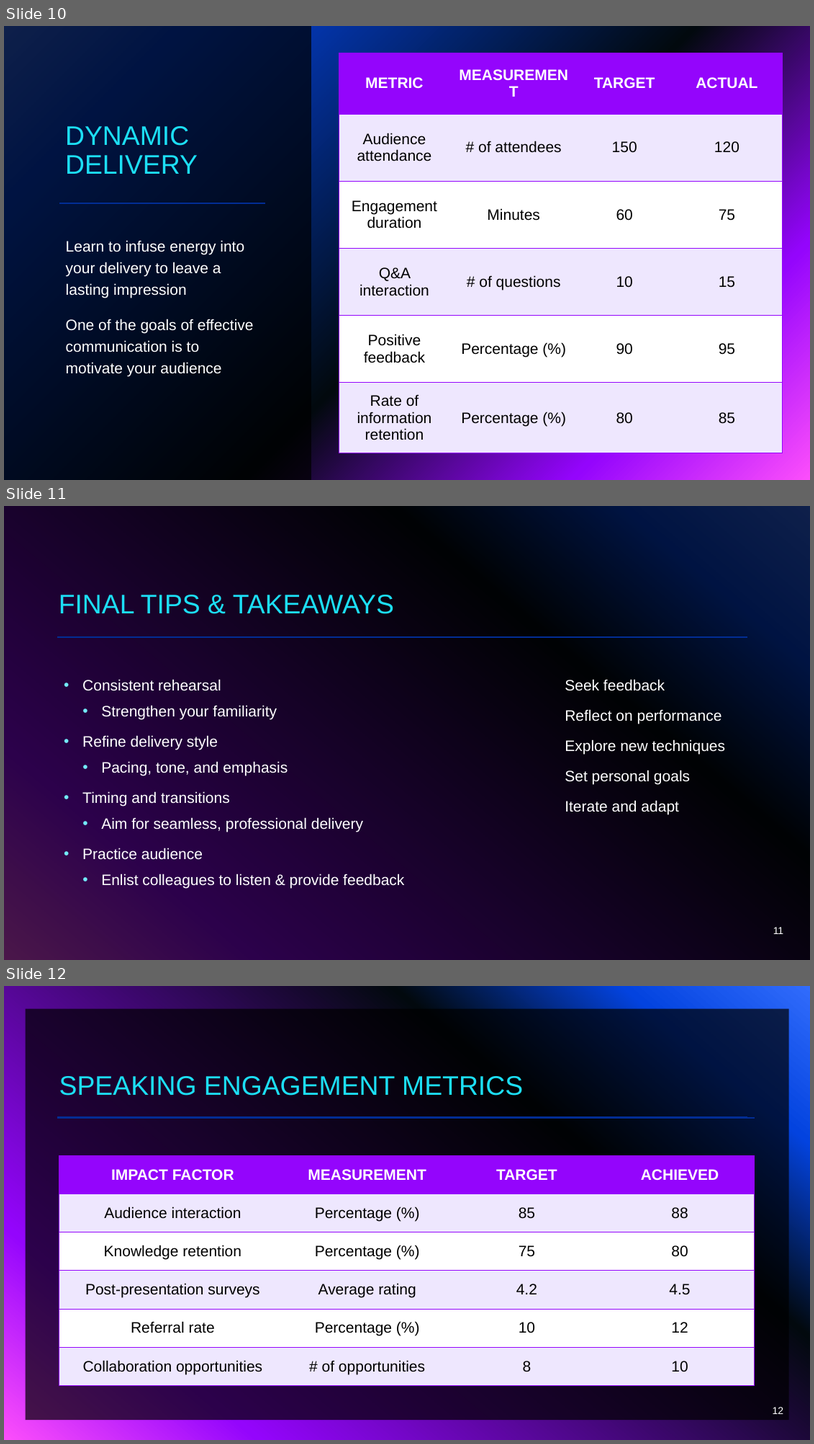
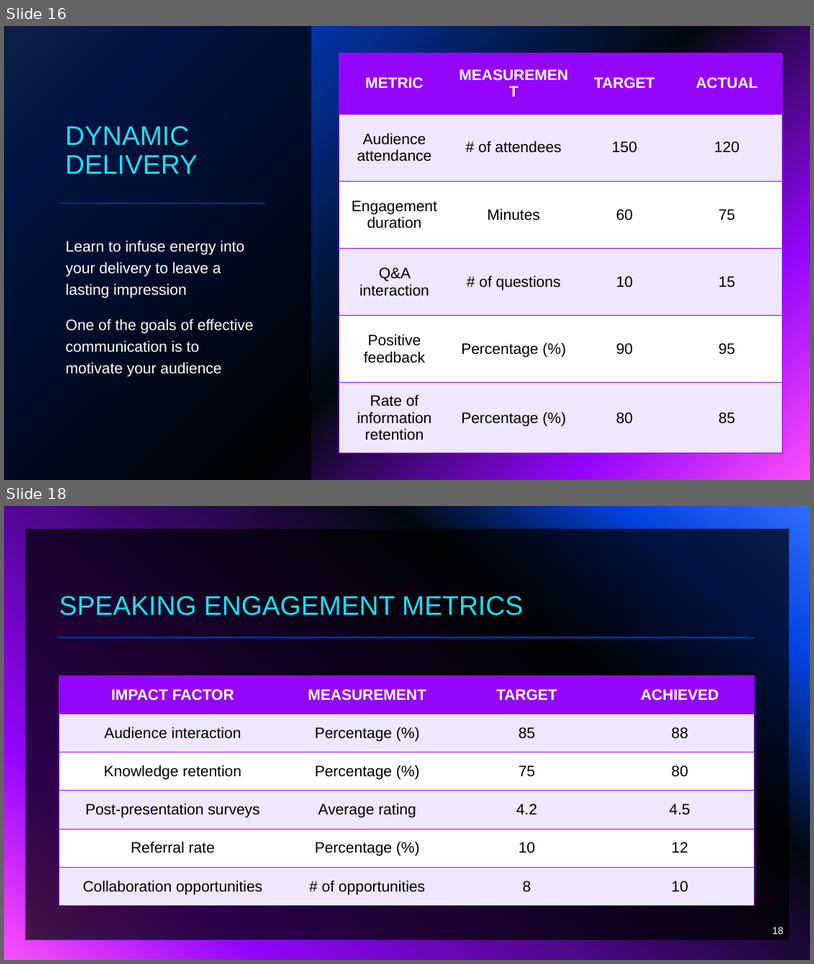
Before and after one commit to Christian-Albertini/project-4, a slide deck: Presentation.pptx. Shown one above the other, each under a label of ours: slides 10, 11 and 12 before the commit, slides 16 and 18 after it; the slides between them are not shown. The pictures are 814x1444 and 814x964 pixels, drawn with LibreOffice and Linux fonts; fonts in the diff are those of the drawing. Boxes give left, top, right and bottom in pixels: in the first picture for what was removed or moved away, otherwise in the second. Text is boxed around its words. In the diff, an @@ line names an element or a change of style, - is before the commit and + after.

```diff
--- a/Presentation.pptx
+++ b/Presentation.pptx
@@ slide 11 removed at (x1=4, y1=506, x2=810, y2=960), background gradient #316CFC to #0343DF to #02090E to #9405FC to #FC4EFB; not listed: 1 template element that a slide beside it also shows @@
@@ rectangle removed at (x1=4, y1=506, x2=810, y2=960) @@
@@ title removed at (x1=59, y1=595, x2=394, y2=614) @@
-FINAL TIPS & TAKEAWAYS
@@ text removed at (x1=82, y1=679, x2=404, y2=888) @@
-• Consistent rehearsal
-  • Strengthen your familiarity
-• Refine delivery style
-  • Pacing, tone, and emphasis
-• Timing and transitions
-  • Aim for seamless, professional delivery
-• Practice audience
-  • Enlist colleagues to listen & provide feedback
@@ text removed at (x1=565, y1=679, x2=726, y2=814) @@
-Seek feedback
-Reflect on performance
-Explore new techniques
-Set personal goals
-Iterate and adapt
@@ page number removed at (x1=774, y1=926, x2=784, y2=934) @@
-11
@@ what was slide 10 is now slide 16 @@
@@ what was slide 12 is now slide 18 @@
@@ page number at (x1=773, y1=926, x2=784, y2=934): text changed @@
-12
+18
```
Also in this commit, not shown: 7 slides added.
